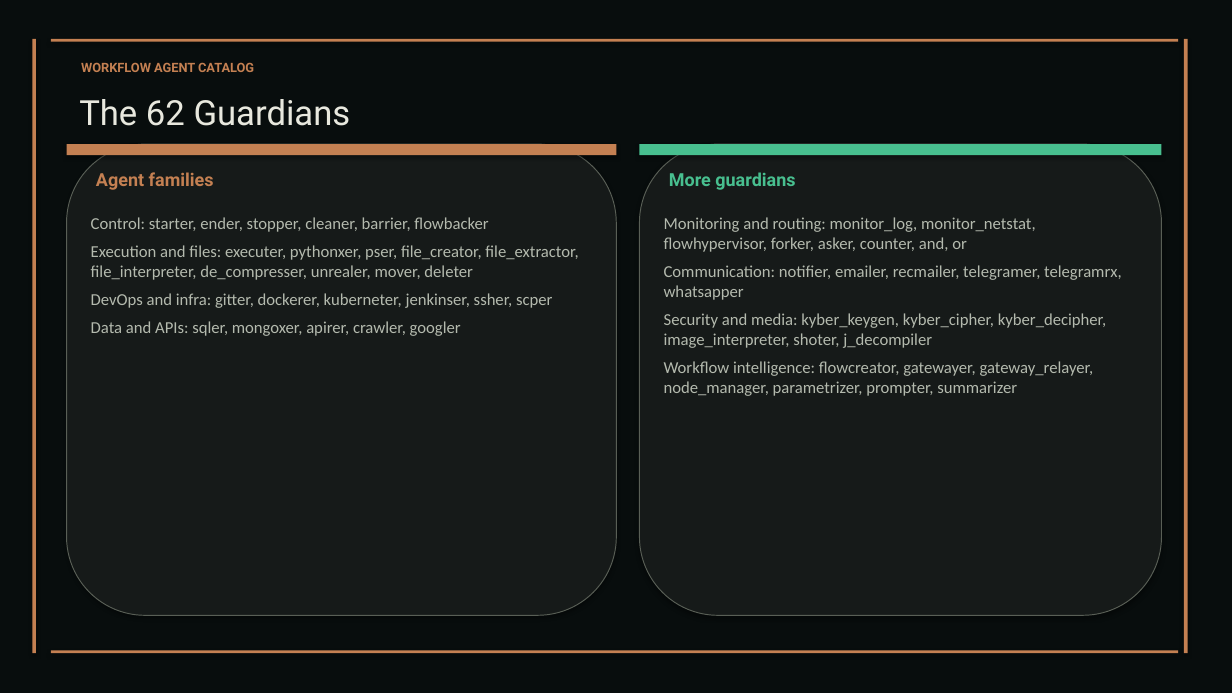
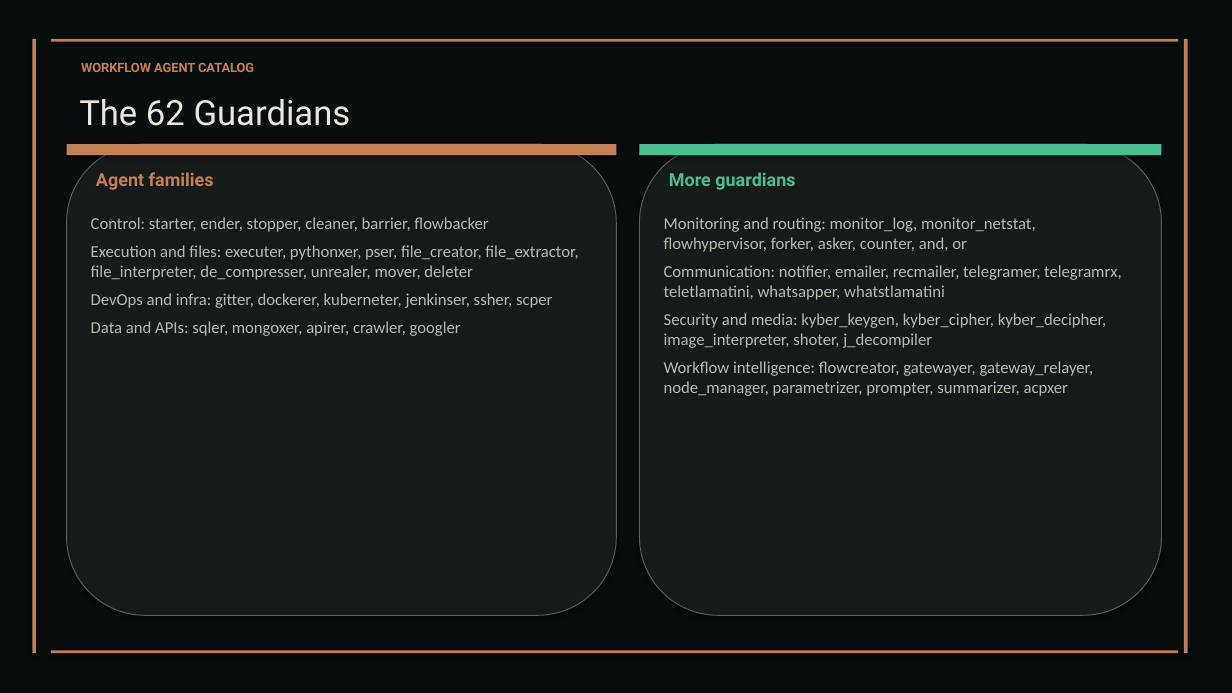
Before and after one commit to XAIHT/Tlamatini, a slide deck: slide 9 of Tlamatini_eXtended_Artificial_Intelligence_Humanly_Tempered.pptx. Drawn at 1232x693 pixels with LibreOffice and Linux fonts; fonts in the diff are those of the drawing. Boxes give left, top, right and bottom in pixels: in the first picture for what was removed or moved away, otherwise in the second. Text is boxed around its words. In the diff, an @@ line names an element or a change of style, - is before the commit and + after.

```diff
--- a/Tlamatini_eXtended_Artificial_Intelligence_Humanly_Tempered.pptx
+++ b/Tlamatini_eXtended_Artificial_Intelligence_Humanly_Tempered.pptx
@@ text at (664,265,1122,300): text changed @@
-Communication: notifier, emailer, recmailer, telegramer, telegramrx, whatsapper
+Communication: notifier, emailer, recmailer, telegramer, telegramrx, teletlamatini, whatsapper, whatstlamatini
@@ text at (664,361,1094,396): text changed @@
-Workflow intelligence: flowcreator, gatewayer, gateway_relayer, node_manager, parametrizer, prompter, summarizer
+Workflow intelligence: flowcreator, gatewayer, gateway_relayer, node_manager, parametrizer, prompter, summarizer, acpxer
```
Also in this commit, not shown: 10 other slides changed, 1 slide added, 2 other files.
